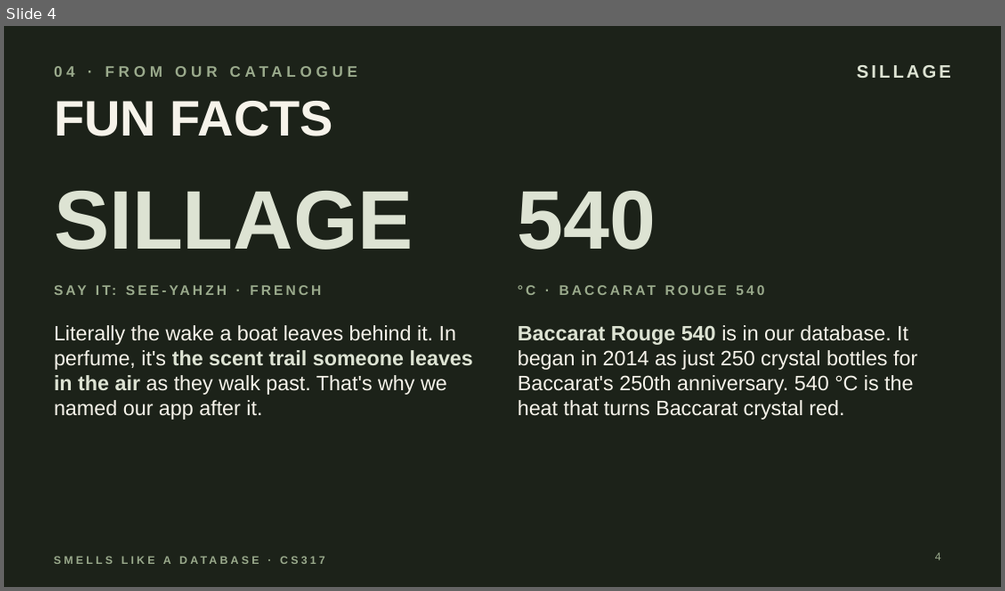
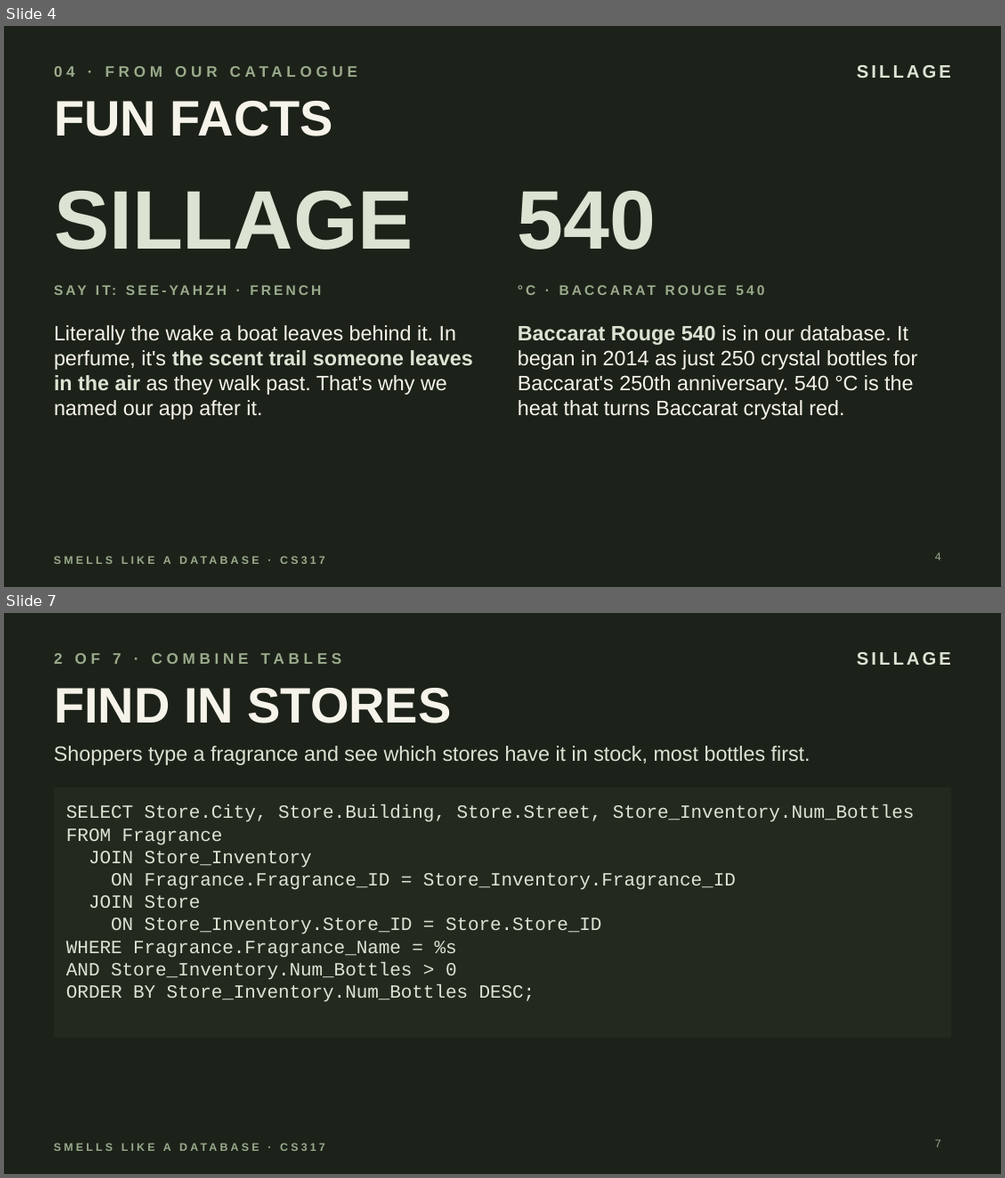
Before and after one commit to t-drape/Smells_Like_A_Database, a slide deck: CS317_Smells_Like_a_Database.pptx. Shown one above the other, each under a label of ours: slide 4 before the commit, slides 4 and 7 after it; the slides between them are not shown. The pictures are 1005x591 and 1005x1178 pixels, drawn with LibreOffice and Linux fonts; fonts in the diff are those of the drawing. Boxes give left, top, right and bottom in pixels: in the first picture for what was removed or moved away, otherwise in the second. Text is boxed around its words. In the diff, an @@ line names an element or a change of style, - is before the commit and + after.

```diff
--- a/CS317_Smells_Like_a_Database.pptx
+++ b/CS317_Smells_Like_a_Database.pptx
@@ slide 7 added at (4, 613, 1001, 1174), background #1C2219; not listed: 2 template elements that a slide beside it also shows @@
@@ text added at (54, 653, 121, 664), 11 pt, text #9AAA8C, bold @@
+2 OF 7 · COMBINE TABLES
@@ title added at (54, 688, 452, 723), 36 pt, text #F6F3EA, bold @@
+FIND IN STORES
@@ text added at (54, 746, 810, 765), 15 pt, text #DDE3D3 @@
+Shoppers type a fragrance and see which stores have it in stock, most bottles first.
@@ rectangle added at (54, 787, 951, 1038), fill #23291F, 13.5 pt, text #DDE3D3 @@
+SELECT Store.City, Store.Building, Store.Street, Store_Inventory.Num_Bottles
+FROM Fragrance
+JOIN Store_Inventory
+ON Fragrance.Fragrance_ID = Store_Inventory.Fragrance_ID
+JOIN Store
+ON Store_Inventory.Store_ID = Store.Store_ID
+WHERE Fragrance.Fragrance_Name = %s
+AND Store_Inventory.Num_Bottles > 0
+ORDER BY Store_Inventory.Num_Bottles DESC;
@@ page number added at (935, 1139, 941, 1147), 8 pt, text #9AAA8C @@
+7
```
Also in this commit, not shown: 9 other slides added.
